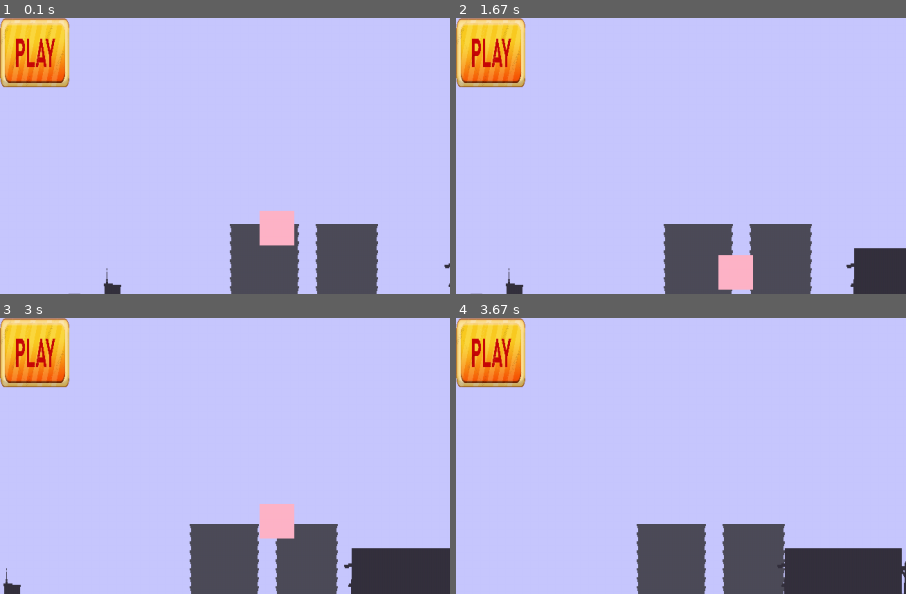
Above: before the commit, frames 1-4 (two rows, left to right).
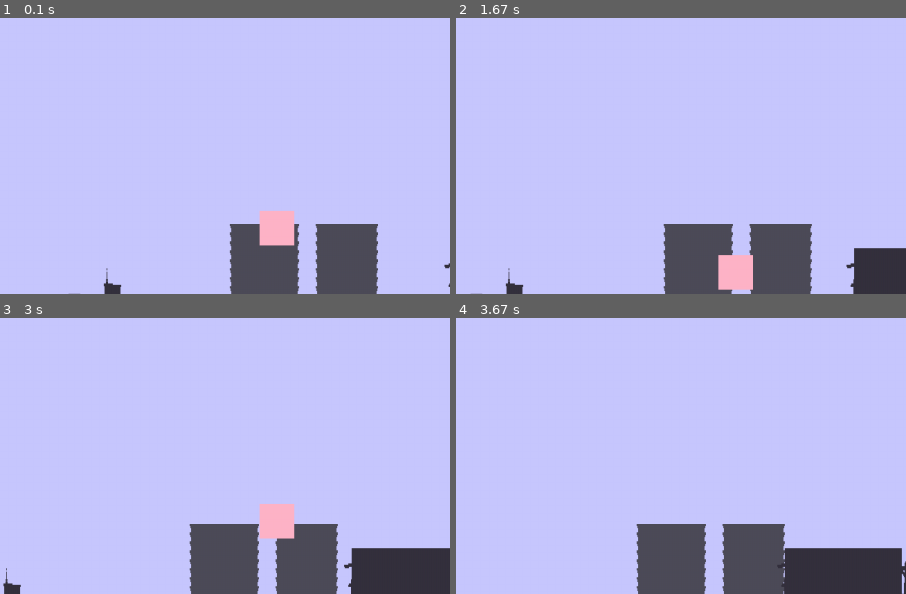
Above: after the commit, the same moments.

Repository: betra0/pygame3
Game: pygame game, started from main.py
Same seed, same stepped clock (60 frames per second), same inputs: the game is played once before the commit and once after it.
Inputs:
- Up to frame 1 (0.1 s): no input
- Up to frame 2 (1.67 s): tap Space at 0.33, 0.73, 1.03, 1.23, 1.57 s; hold D 0.67-1.13 s; hold W 1.17-1.47 s; hold D from 1.5 s (still down)
- Up to frame 3 (3 s): tap Space at 1.87, 2.07, 2.37, 2.63, 2.93 s; release D at 1.97 s; hold A 2-2.53 s; hold A 2.57-2.97 s
- Up to frame 4 (3.67 s): hold D from 3.4 s (still down); tap Space at 3.47 s
The pictures show only the part of the screen within x 0-50%, y 0-50%; the shares and areas given below are measured in that part.

The runs differ from the first frame. In frame 1, 3.9% of the frame differs, in the area x 0-16%, y 0-26%; in frame 2, 3.9%; in frame 3, 3.9%; in frame 4, 3.9%.

Commit message:
quite el play

Diff:
--- a/game.py
+++ b/game.py
@@ -21,8 +21,8 @@
         self.fondo = pygame.sprite.Group()
         self.plataformas= pygame.sprite.Group()
         self.jugador1 = Jugador()
-        self.botonplay1 = Boton_palay(100, 100, 50, 50)
-        self.all.add(self.botonplay1)
+        #self.botonplay1 = Boton_palay(100, 100, 50, 50)
+        #self.all.add(self.botonplay1)
         self.plataforma = Plataforma(ancho, ancho/2, 600)
         self.all.add(self.plataforma)
         self.plataformas.add(self.plataforma)
